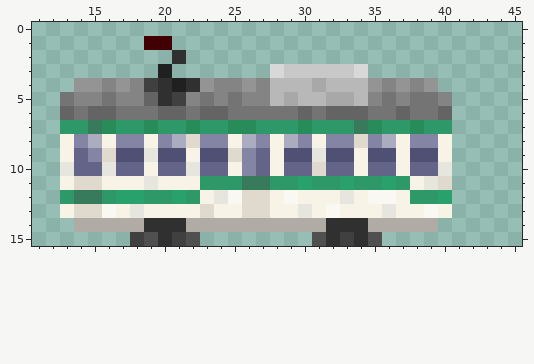
Pixel-art file: src/trams/kumamoto/1200/kuma1200_purchase.aseprite. This is how it looked before the edit.
76x16 pixels, 1 frame. Shown: x 11..45, y 0..15.
Now the later version:
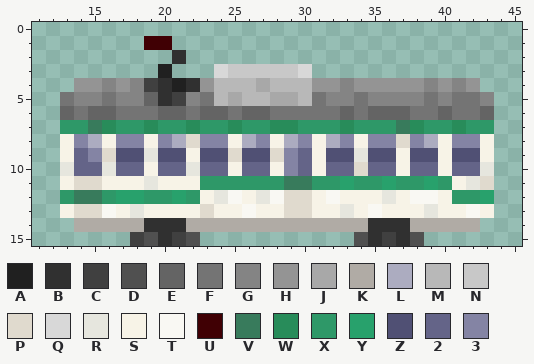
Palette (. is transparent): A #202020  B #303030  C #404040  D #505050  E #646464  F #747474  G #848484  H #949494  J #a8a8a8  K #b0aba5  L #acacc0  M #b8b8b8  N #c8c8c8  P #e0dace  Q #d8d8d8  R #e6e6de  S #f7f3e7  T #f9f8f3  U #400004  V #387b5c  W #288c5a  X #2e9868  Y #28a16c  Z #505074  2 #646488  3 #8484a4
Edits made:
{"where": "layer \"1200\""}
{"y":3,"x":24,"old":"....Q","new":"QNNNN"}
{"y":3,"x":30,"old":"NNNNQ","new":"Q...."}
{"y":4,"x":24,"old":"GGHG","new":"MMMJ"}
{"y":4,"x":31,"old":"JMMM","new":"HHGH"}
{"y":4,"x":36,"old":"G","new":"H"}
{"y":4,"x":38,"old":"GH...","new":"HGHGH"}
{"y":5,"x":24,"old":"GFGGM","new":"MJMMJ"}
{"y":5,"x":31,"old":"MJJM","new":"FGGF"}
{"y":5,"x":36,"old":"F","new":"G"}
{"y":5,"x":38,"old":"F","new":"G"}
{"y":5,"x":41,"old":"...","new":"FFG"}
{"y":6,"x":26,"old":"FF","new":"EE"}
{"y":6,"x":30,"old":"E","new":"F"}
{"y":6,"x":32,"old":"E","new":"F"}
{"y":6,"x":34,"old":"EFF","new":"FEE"}
{"y":6,"x":41,"old":"...","new":"FFE"}
{"y":7,"x":26,"old":"W","new":"X"}
{"y":7,"x":28,"old":"XXW","new":"WWX"}
{"y":7,"x":33,"old":"XVW","new":"WXX"}
{"y":7,"x":37,"old":"X","new":"V"}
{"y":7,"x":41,"old":"...","new":"WXX"}
{"y":8,"x":32,"old":"3","new":"L"}
{"y":8,"x":34,"old":"P","new":"S"}
{"y":8,"x":36,"old":"LS","new":"3P"}
{"y":8,"x":39,"old":"3","new":"L"}
{"y":8,"x":41,"old":"...","new":"33S"}
{"y":9,"x":26,"old":"32SZZR","new":"ZZP32S"}
{"y":9,"x":34,"old":"S","new":"R"}
{"y":9,"x":41,"old":"...","new":"ZZS"}
{"y":10,"x":26,"old":"3","new":"2"}
{"y":10,"x":29,"old":"2","new":"3"}
{"y":10,"x":31,"old":"P","new":"S"}
{"y":10,"x":34,"old":"S","new":"P"}
{"y":10,"x":40,"old":"R...","new":"S22R"}
{"y":11,"x":26,"old":"VV","new":"XX"}
{"y":11,"x":29,"old":"XY","new":"VV"}
{"y":11,"x":38,"old":"SRP...","new":"XYXSRP"}
{"y":12,"x":26,"old":"PPSTS","new":"SRTPP"}
{"y":12,"x":32,"old":"SR","new":"TS"}
{"y":12,"x":35,"old":"TT","new":"SR"}
{"y":12,"x":38,"old":"XXY...","new":"TTSXXY"}
{"y":13,"x":26,"old":"PP","new":"TS"}
{"y":13,"x":29,"old":"SR","new":"PP"}
{"y":13,"x":32,"old":"TS","new":"SR"}
{"y":13,"x":35,"old":"SR","new":"TS"}
{"y":13,"x":39,"old":"T","new":"R"}
{"y":13,"x":41,"old":"...","new":"STS"}
{"y":14,"x":32,"old":"BBBKKK","new":"KKKBBB"}
{"y":14,"x":40,"old":"...","new":"KKK"}
{"y":15,"x":31,"old":"DBCBD...","new":"...DBCBD"}
{"label":"changed","picture_box":[214,64,494,246]}
